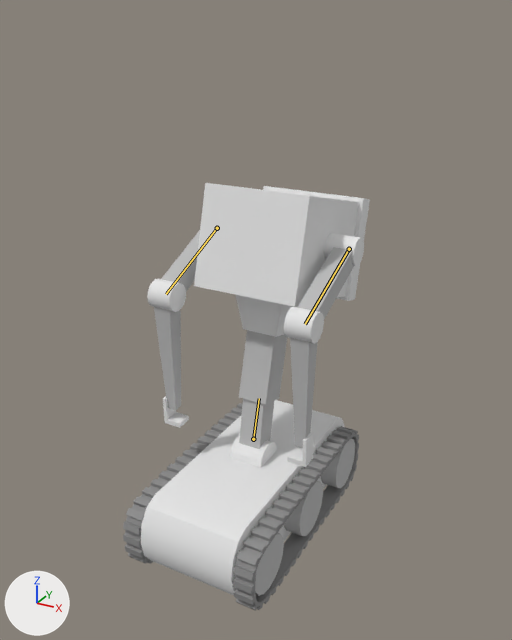
The Blender file Assets/Models/Player.blend, before and after one commit.
Before and after are seen from a camera (50 mm lens) standing at (1.61, -2.9, 2.66) and looking at (0.0, 0.03, 1.2). Lighting does not change. The marker at lower left points along +X, +Y and +Z. Both versions are drawn at frame 4 of the action 'Jump'; the numbers are the values there. The bones that change are drawn over the model as lines.
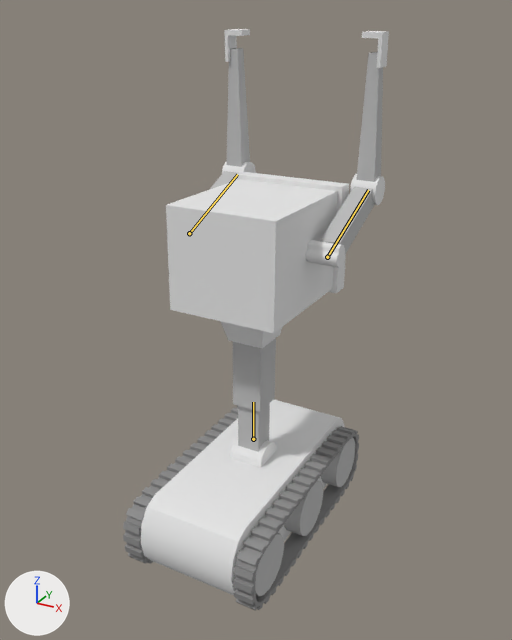
Pixel boxes (x1, y1, x2, y2) of what changed, in the pictures (512 x 640 px):
'Cube.005', posed (30% taller): before (194, 183, 370, 307); after (166, 172, 349, 333)
'Cube.007', posed: before (154, 307, 317, 467); after (225, 29, 389, 182)
'Cube.006', posed: before (161, 230, 355, 319); after (209, 171, 374, 254)
'Cube.002', posed (10% narrower): before (239, 330, 287, 405); after (233, 338, 276, 412)
'Cylinder.004', posed (8% narrower, 32% shorter): before (147, 279, 324, 344); after (222, 161, 385, 205)
'Cube.004', posed: before (235, 295, 298, 337); after (220, 321, 283, 348)
'Cube.003', posed (8% narrower): before (239, 399, 274, 449); after (238, 403, 270, 452)
'Cylinder.003', posed: before (324, 233, 364, 266); after (305, 240, 345, 268)
bone 'Waist', root to tip: before (253, 439) to (259, 398); after (253, 439) to (253, 402)
bone 'Right Arm', root to tip: before (349, 249) to (305, 324); after (327, 257) to (368, 190)
bone 'Left Arm', root to tip: before (217, 228) to (166, 294); after (189, 233) to (237, 174)

What the commit changed:
Bone 'Waist' (bone_waist) turns from (-15, 0, 0) to (-1, 0, 0) degrees about its own x, y and z.
Bone 'Right Arm' (bone_right_arm) turns from (-29, 0, 0) to (136, 0, 0) degrees about its own x, y and z.
Bone 'Left Arm' (bone_left_arm) turns from (-29, 0, 0) to (136, 0, 0) degrees about its own x, y and z.
